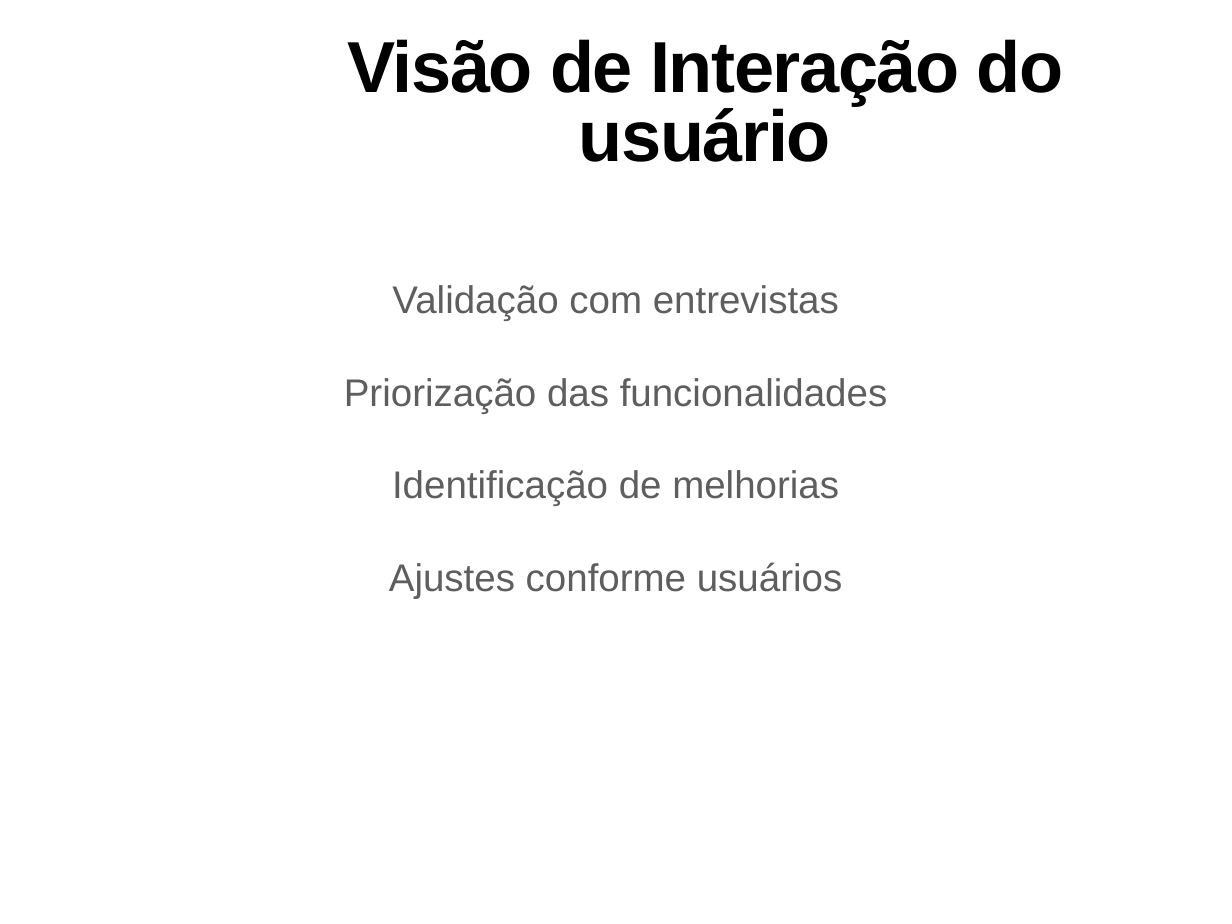
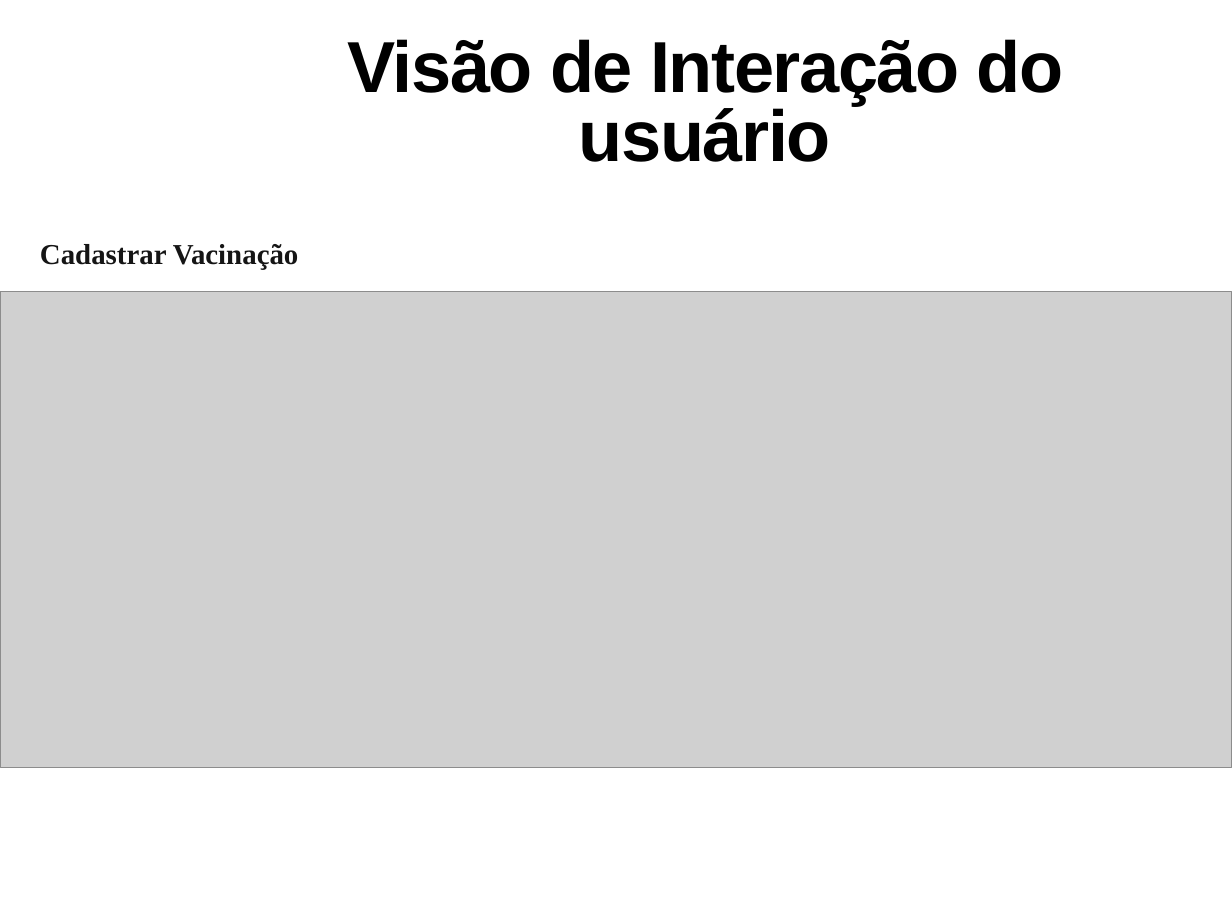
Before and after one commit to DaniloRibs/PetLink, a slide deck: slide 9 of Apresentação/FAI_SI_AE_IV-Slides 2 PetLink.pptx (slide 8 before the commit). Drawn at 1232x924 pixels with LibreOffice and Linux fonts; fonts in the diff are those of the drawing; grey boxes stand for pictures; background and template pictures are left out. Boxes give left, top, right and bottom in pixels: in the first picture for what was removed or moved away, otherwise in the second. Text is boxed around its words. In the diff, an @@ line names an element or a change of style, - is before the commit and + after.

```diff
--- a/Apresentação/FAI_SI_AE_IV-Slides 2 PetLink.pptx
+++ b/Apresentação/FAI_SI_AE_IV-Slides 2 PetLink.pptx
@@ text added at [40, 244, 299, 269], 24 pt, text #151515, bold @@
+Cadastrar Vacinação
@@ picture added at [0, 291, 1232, 768] @@
@@ text removed at [344, 285, 887, 598] @@
-Validação com entrevistas
-Priorização das funcionalidades
-Identificação de melhorias
-Ajustes conforme usuários
```
Also in this commit, not shown: 2 other slides changed, 5 slides added, 4 slides removed, 5 other files.
